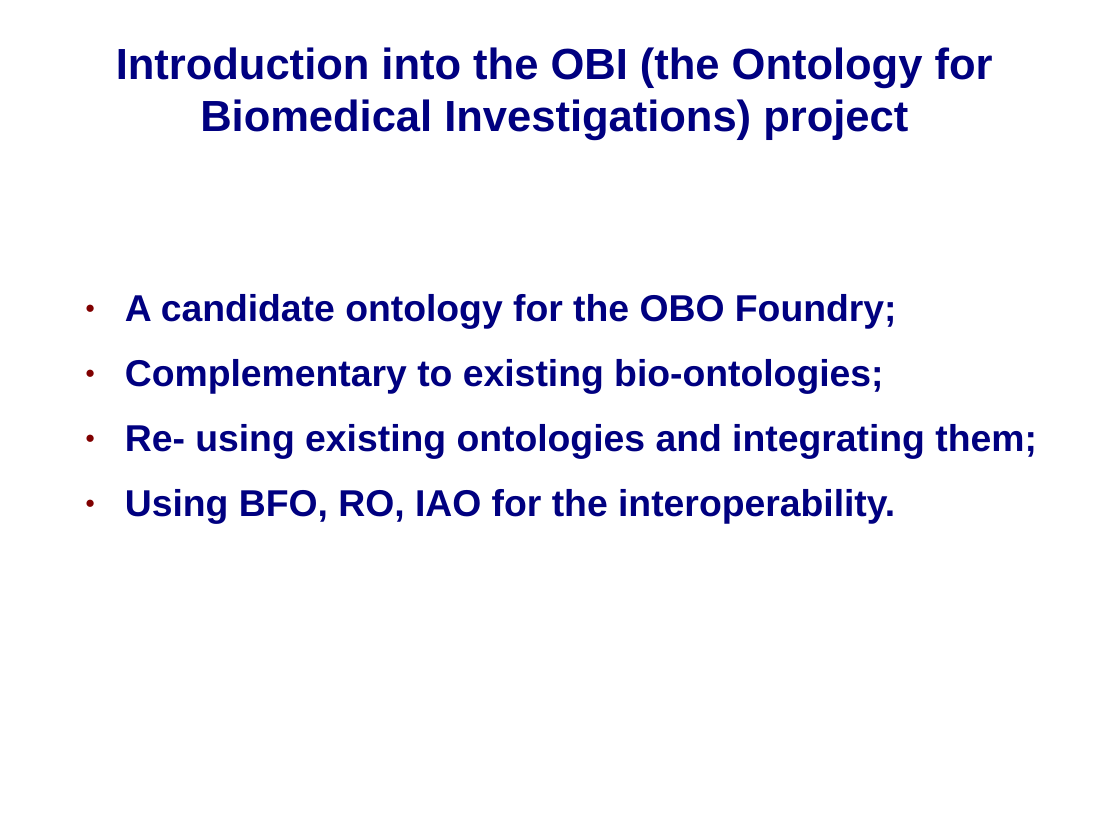
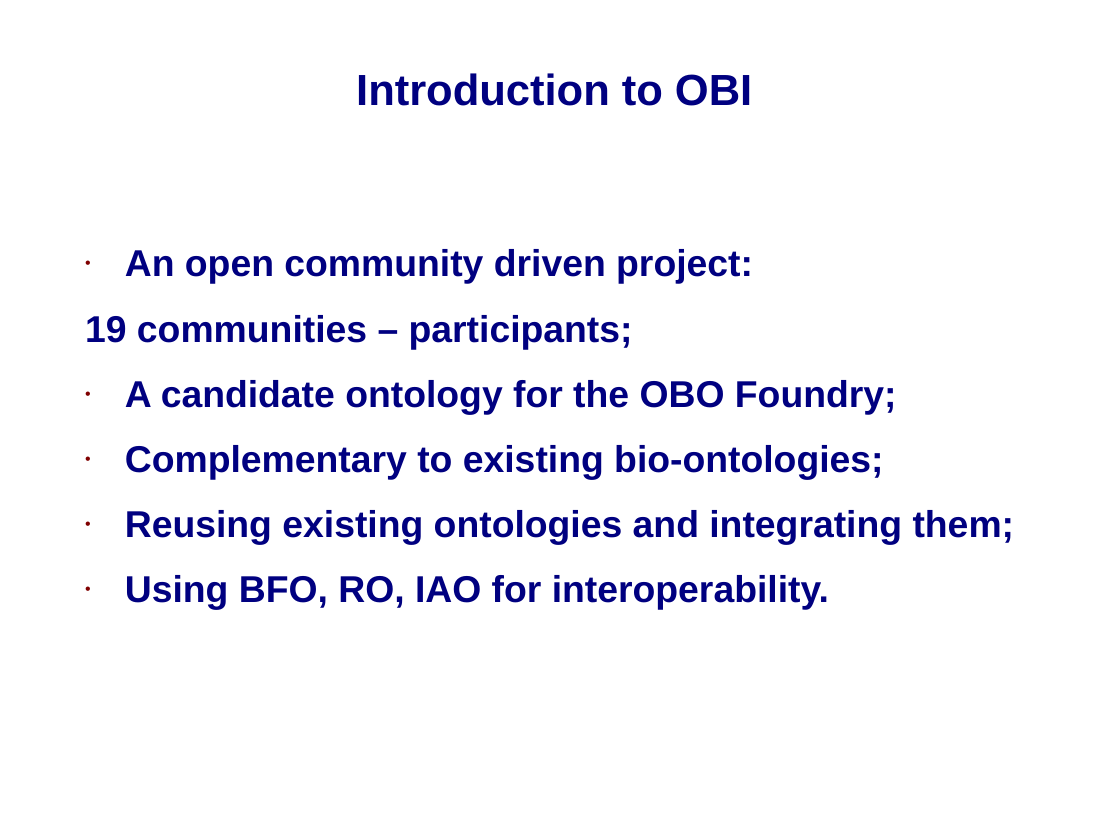
Before and after one commit to obi-ontology/obi-legacy-svn, a slide deck: slide 4 of trunk/docs/papers/ISMB_2009/OBI-SIG.ppt (slide 3 before the commit). Drawn at 1120x840 pixels with LibreOffice and Linux fonts; fonts in the diff are those of the drawing; background and template pictures are left out. Boxes give left, top, right and bottom in pixels: in the first picture for what was removed or moved away, otherwise in the second. Text is boxed around its words. In the diff, an @@ line names an element or a change of style, - is before the commit and + after.

```diff
--- a/trunk/docs/papers/ISMB_2009/OBI-SIG.ppt
+++ b/trunk/docs/papers/ISMB_2009/OBI-SIG.ppt
@@ title at (x1=356, y1=73, x2=752, y2=106): text changed @@
-Introduction into the OBI (the Ontology for Biomedical Investigations) project
+Introduction to OBI
@@ text "An open community driven project:" moved from (x1=125, y1=294, x2=1037, y2=524) to (x1=85, y1=249, x2=1015, y2=610) @@
@@ text at (x1=85, y1=249, x2=753, y2=349): paragraphs added @@
+• An open community driven project:
+19 communities – participants;
@@ text at (x1=125, y1=380, x2=897, y2=480): bullet ● to • @@
@@ text at (x1=125, y1=510, x2=1015, y2=610): text changed @@
-● Re- using existing ontologies and integrating them;
-● Using BFO, RO, IAO for the interoperability.
+• Reusing existing ontologies and integrating them;
+• Using BFO, RO, IAO for interoperability.
```
Also in this commit, not shown: 3 other slides changed, 4 slides added, 4 slides removed.
